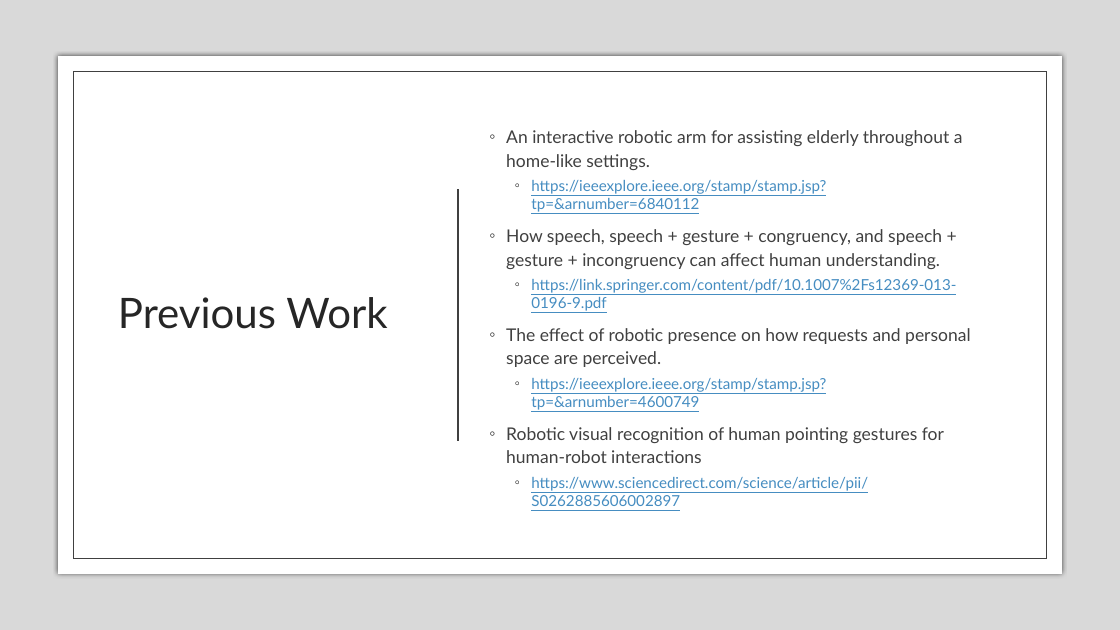
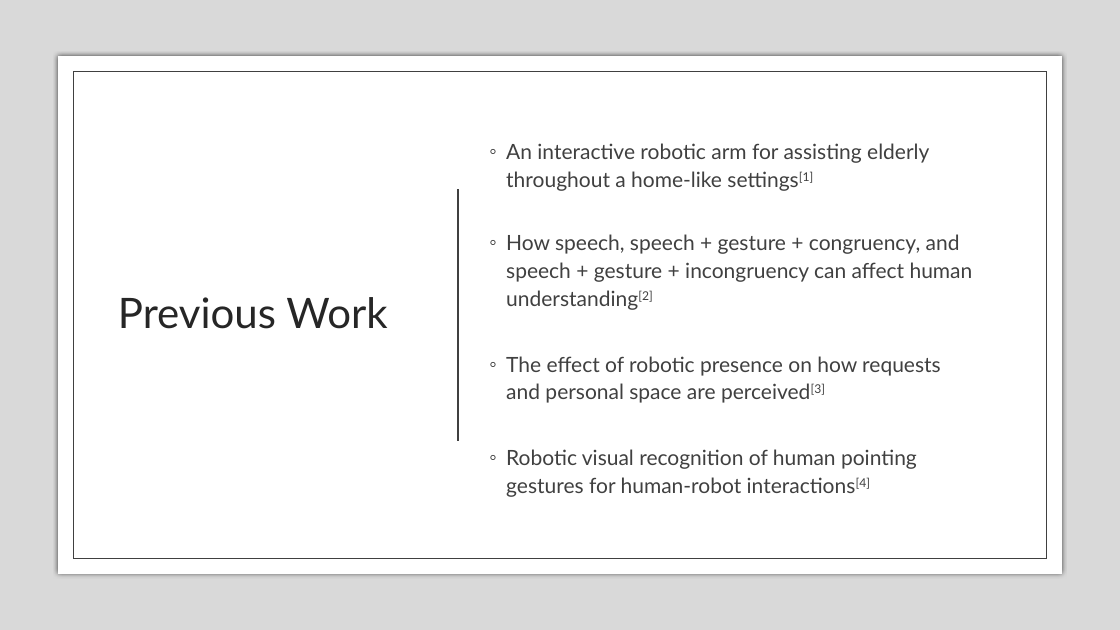
Before and after one commit to liquatics/outofhand, a slide deck: slide 4 of Docs/Final Presentation.pptx. Drawn at 1120x630 pixels with LibreOffice and Linux fonts; fonts in the diff are those of the drawing; background and template pictures are left out. Boxes give left, top, right and bottom in pixels: in the first picture for what was removed or moved away, otherwise in the second. Text is boxed around its words. In the diff, an @@ line names an element or a change of style, - is before the commit and + after.

```diff
--- a/Docs/Final Presentation.pptx
+++ b/Docs/Final Presentation.pptx
@@ text at <box>506,143,973,497</box>: text changed; size 15 to 18 pt @@
-◦ An interactive robotic arm for assisting elderly throughout a home-like settings.
-  ◦ https://ieeexplore.ieee.org/stamp/stamp.jsp?tp=&arnumber=6840112
-◦ How speech, speech + gesture + congruency, and speech + gesture + incongruency can affect human understanding.
-  ◦ https://link.springer.com/content/pdf/10.1007%2Fs12369-013-0196-9.pdf
-◦ The effect of robotic presence on how requests and personal space are perceived.
-  ◦ https://ieeexplore.ieee.org/stamp/stamp.jsp?tp=&arnumber=4600749
-◦ Robotic visual recognition of human pointing gestures for human-robot interactions
-  ◦ https://www.sciencedirect.com/science/article/pii/S0262885606002897
+◦ An interactive robotic arm for assisting elderly throughout a home-like settings[1]
+◦ How speech, speech + gesture + congruency, and speech + gesture + incongruency can affect human understanding[2]
+◦ The effect of robotic presence on how requests and personal space are perceived[3]
+◦ Robotic visual recognition of human pointing gestures for human-robot interactions[4]
```
Also in this commit, not shown: 7 other slides changed, 6 slides added, 1 slide removed.
